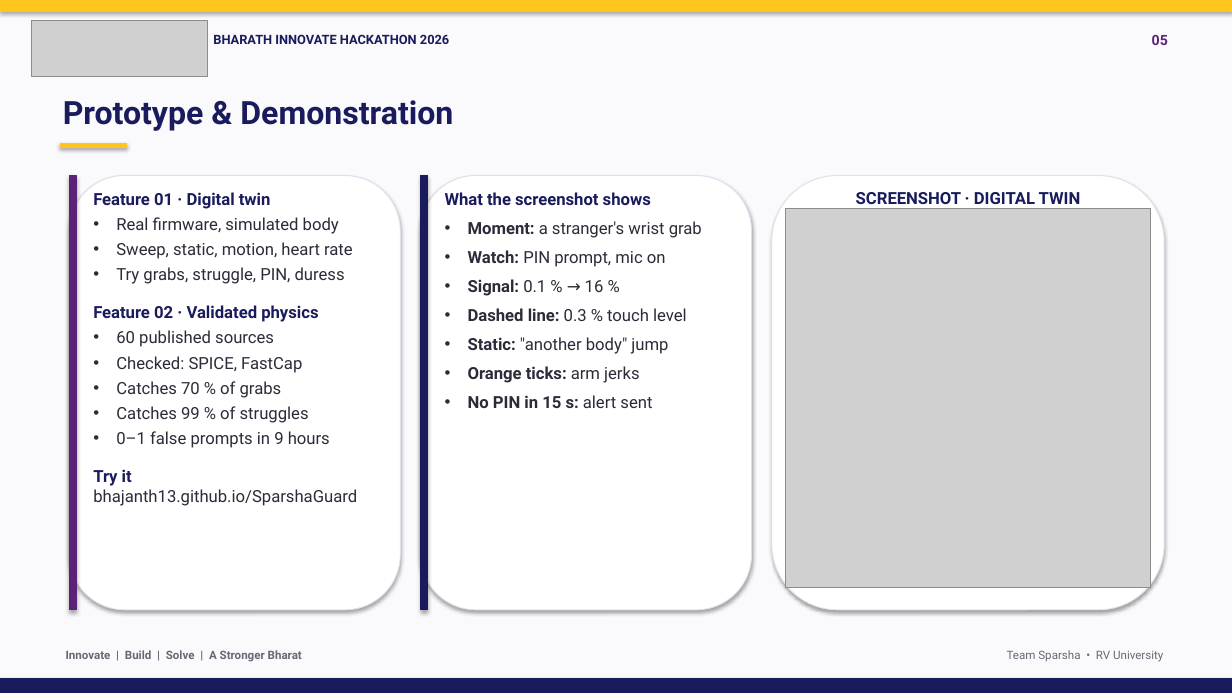
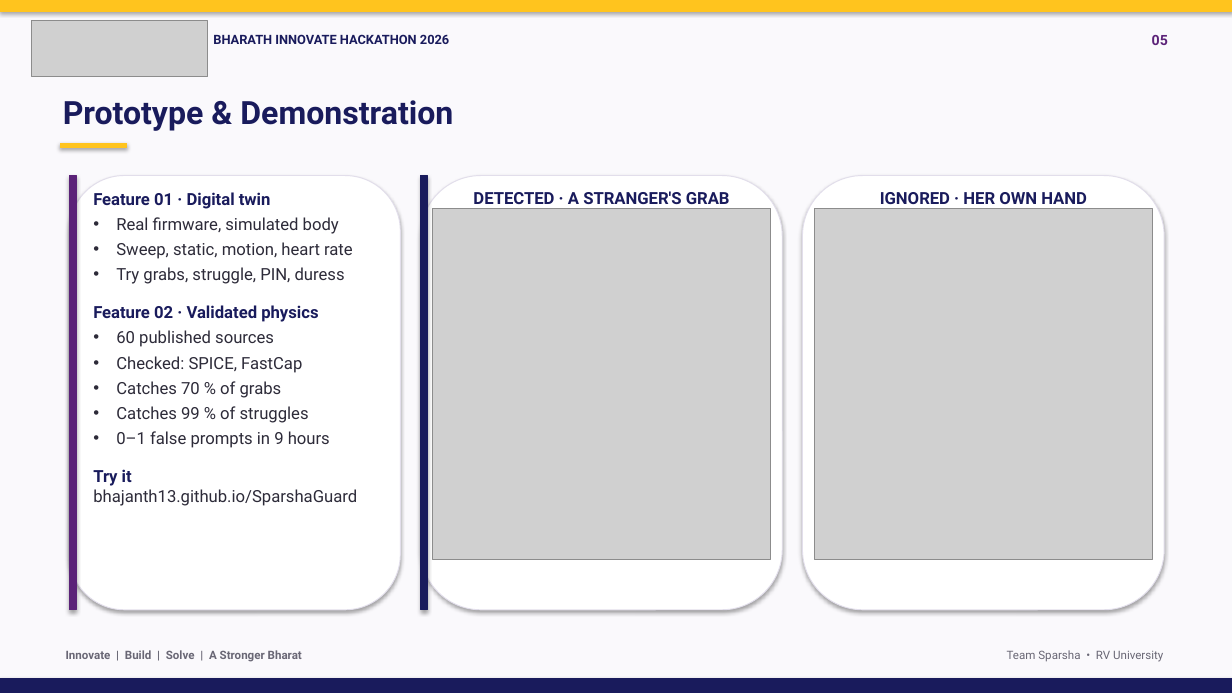
Before and after one commit to Bhajanth13/SparshaGuard, a slide deck: slide 5 of docs/SparshaGuard_BIH2026.pptx. Drawn at 1232x693 pixels with LibreOffice and Linux fonts; fonts in the diff are those of the drawing; grey boxes stand for pictures. Boxes give left, top, right and bottom in pixels: in the first picture for what was removed or moved away, otherwise in the second. Text is boxed around its words. In the diff, an @@ line names an element or a change of style, - is before the commit and + after.

Commit message:
Deck slide 5: two twin screenshots, a stranger's grab detected and her own hand ignored

```diff
--- a/docs/SparshaGuard_BIH2026.pptx
+++ b/docs/SparshaGuard_BIH2026.pptx
@@ rounded rectangle: place and size @@
-rounded rectangle at [421, 176, 751, 610]
+rounded rectangle at [421, 176, 782, 610]
@@ rounded rectangle: place and size @@
-rounded rectangle at [772, 176, 1165, 610]
+rounded rectangle at [803, 176, 1165, 610]
@@ picture: place and size @@
-picture at [786, 209, 1150, 588]
+picture at [433, 209, 770, 560]
@@ text removed at [445, 192, 702, 408] @@
-What the screenshot shows
-• Moment: a stranger's wrist grab
-• Watch: PIN prompt, mic on
-• Signal: 0.1 % → 16 %
-• Dashed line: 0.3 % touch level
-• Static: "another body" jump
-• Orange ticks: arm jerks
-• No PIN in 15 s: alert sent
@@ text added at [473, 191, 730, 209], 13 pt, text #191B5C, bold @@
+DETECTED · A STRANGER'S GRAB
@@ picture added at [815, 209, 1153, 560] @@
@@ text at [880, 192, 1087, 209]: text changed @@
-SCREENSHOT · DIGITAL TWIN
+IGNORED · HER OWN HAND
```
